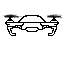
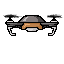
Two versions of the same layered image (64px x 64px). Layer-by-layer changes:
added layer "Layer 5" above "Layer 2" over [7, 16, 57, 35]
